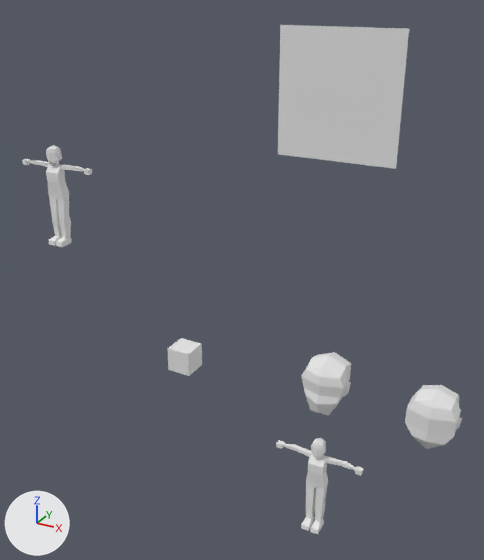
A saved change to the glTF model template_psx_charter.glb.
Camera for both pictures: a camera (50 mm lens) standing at (9.78, -9.92, 4.95) and looking at (4.07, 0.46, -0.24). Every picture has the same lights, and +X, +Y and +Z are marked at lower left. The older version comes first. Where no turn or scale is listed for an object, it has been applied to the vertices.

Script lines for the objects in view, before the commit:
```python
ob_cube_004 = bpy.data.objects.new('Cube.004', me_cube_003)
ob_cube_004.location = (3.0, 0.0, -2.0)
ob_cube_017 = bpy.data.objects.new('Cube.017', me_cube_011)
ob_cube_017.location = (6.0, 0.0, -3.5)
ob_cube_018 = bpy.data.objects.new('Cube.018', me_cube_012)
ob_cube_018.location = (6.0, 0.0, -3.9)
ob_cube_019 = bpy.data.objects.new('Cube.019', me_cube_013)
ob_cube_019.location = (6.0, 0.0, -3.9)
ob_cube_020 = bpy.data.objects.new('Cube.020', me_cube_004)
ob_cube_020.location = (6.1, 0.0, -5.0)
ob_head_1 = bpy.data.objects.new('head_1', me_plane_005)
ob_head_1.location = (8.0, 0.0, -2.1)
ob_head_2 = bpy.data.objects.new('head_2', me_plane_002)
ob_head_2.location = (6.0, 0.0, -2.0)
ob_plane = bpy.data.objects.new('Plane', me_plane_001)
ob_plane.location = (6.0, 0.0, 3.4)
```
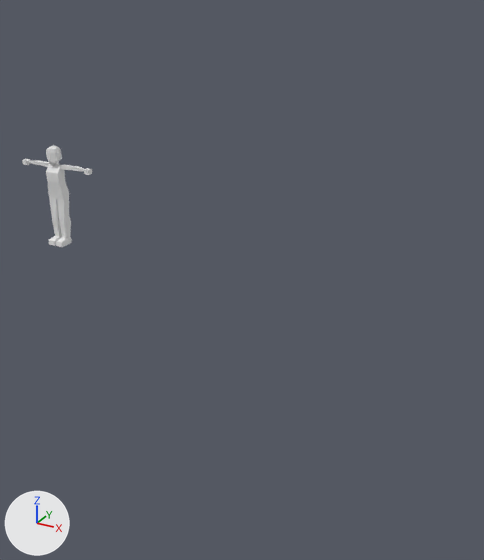
Location of each change, (x1, y1, x2, y2) in pixels of the pictures (484 x 560 px):
'Plane', deleted
    before: (278, 25, 409, 169)
'head_1', deleted
    before: (405, 385, 462, 449)
'head_2', deleted
    before: (301, 352, 351, 415)
'Cube.004', deleted
    before: (167, 338, 202, 376)
'Cube.017', deleted
    before: (308, 454, 327, 476)
'head_1.002', deleted
    before: (311, 438, 326, 459)
'Cube.018', deleted
    before: (306, 471, 328, 485)
'Cube.023', deleted
    before: (315, 483, 328, 505)
'Cube.025', deleted
    before: (306, 481, 316, 502)
'Cube.022', deleted
    before: (315, 502, 325, 522)
'Cube.024', deleted
    before: (306, 500, 315, 519)
'Cube.020', deleted
    before: (310, 519, 324, 534)
'Cube.021', deleted
    before: (301, 516, 315, 531)
'Cube.026', deleted
    before: (325, 456, 343, 466)
'Cube.029', deleted
    before: (296, 446, 312, 457)
'Cube.019', deleted
    before: (306, 479, 328, 488)
'Cube.027', deleted
    before: (342, 461, 355, 470)
'Cube.028', deleted
    before: (354, 466, 364, 476)
'Cube.030', deleted
    before: (284, 444, 297, 451)
'Cube.031', deleted
    before: (276, 440, 285, 449)

The edits, one by one:
Object 'Cube.004' (ob_cube_004) is deleted.
Object 'Plane' (ob_plane) is deleted.
Object 'head_1' (ob_head_1) is deleted.
Object 'head_2' (ob_head_2) is deleted.
Object 'Cube.017' (ob_cube_017) is deleted.
Object 'Cube.018' (ob_cube_018) is deleted.
Object 'Cube.019' (ob_cube_019) is deleted.
Object 'Cube.020' (ob_cube_020) is deleted.
Object 'Cube.021' (ob_cube_021) is deleted.
Object 'Cube.022' (ob_cube_022) is deleted.
Object 'Cube.023' (ob_cube_023) is deleted.
Object 'Cube.024' (ob_cube_024) is deleted.
Object 'Cube.025' (ob_cube_025) is deleted.
Object 'Cube.026' (ob_cube_026) is deleted.
Object 'Cube.027' (ob_cube_027) is deleted.
Object 'Cube.028' (ob_cube_028) is deleted.
Object 'Cube.029' (ob_cube_029) is deleted.
Object 'Cube.030' (ob_cube_030) is deleted.
Object 'Cube.031' (ob_cube_031) is deleted.
Object 'head_1.002' (ob_head_1_002) is deleted.
